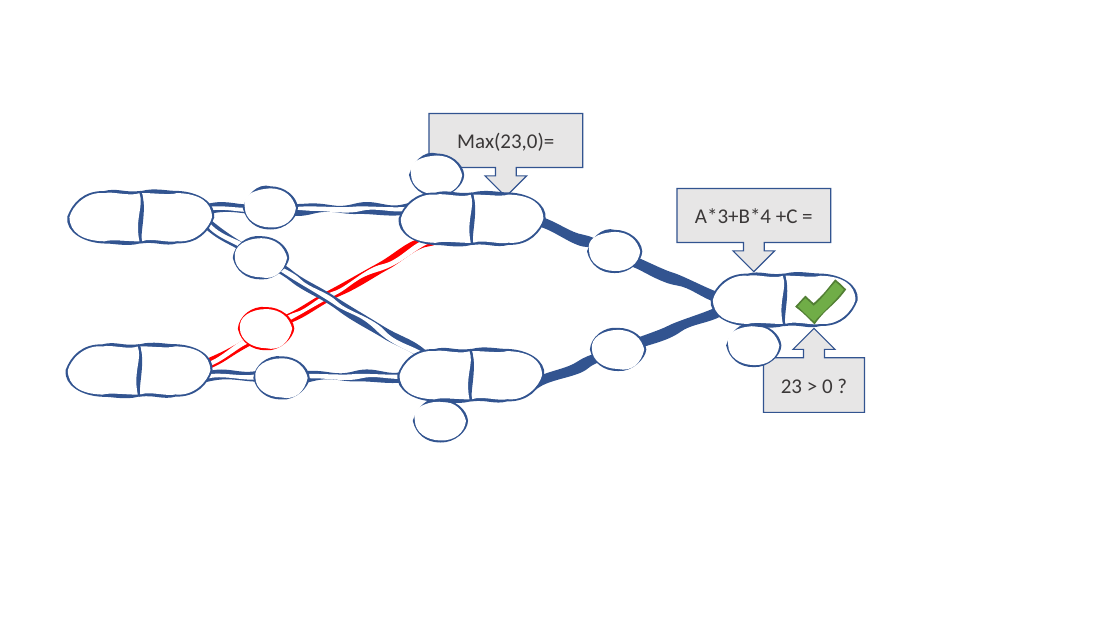
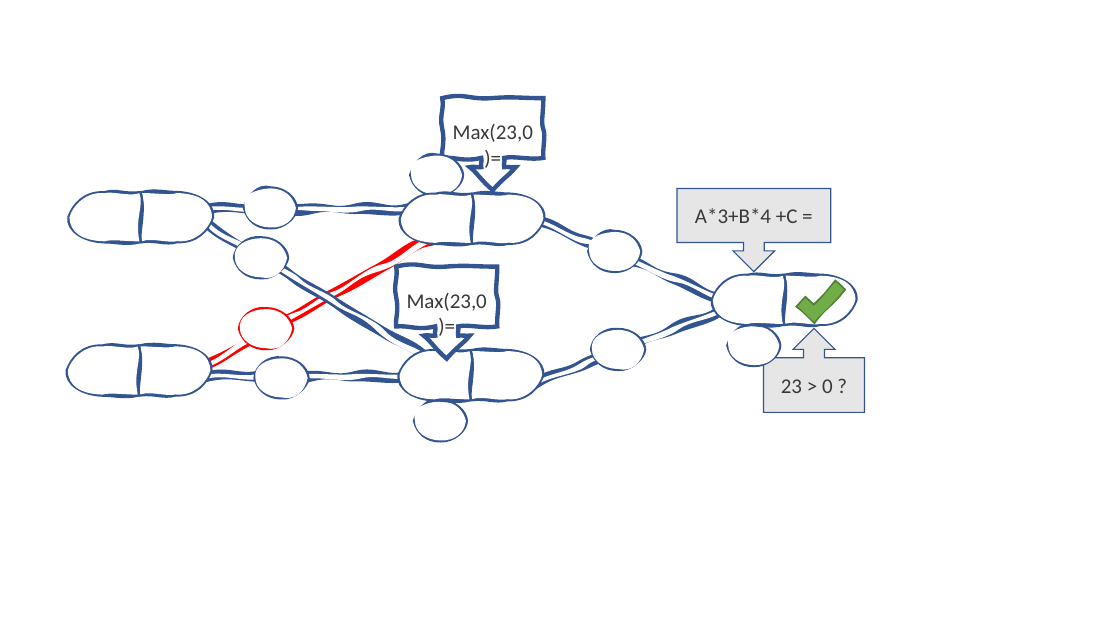
Before and after one commit to TiLuHa/perceptron, a slide deck: slide 24 of pptx/Birnen.pptx. Drawn at 1120x630 pixels with LibreOffice and Linux fonts; fonts in the diff are those of the drawing. Boxes give left, top, right and bottom in pixels: in the first picture for what was removed or moved away, otherwise in the second. Text is boxed around its words. In the diff, an @@ line names an element or a change of style, - is before the commit and + after.

```diff
--- a/pptx/Birnen.pptx
+++ b/pptx/Birnen.pptx
@@ down arrow callout removed at bbox=[429, 113, 583, 197] @@
-Max(23,0)=
@@ freeform shape added at bbox=[442, 98, 543, 191], outline #325491 3.75 pt, 18 pt, text #3B3838 @@
+Max(23,0)=
@@ freeform shape at bbox=[537, 220, 721, 300]: outline redrawn @@
@@ freeform shape added at bbox=[397, 266, 497, 359], fill #FFFFFF, outline #325491 3.75 pt, 18 pt, text #3B3838 @@
+Max(23,0)=
@@ freeform shape at bbox=[535, 309, 721, 386]: outline redrawn @@
```
Also in this commit, not shown: 2 other slides changed, 2 slides added.
